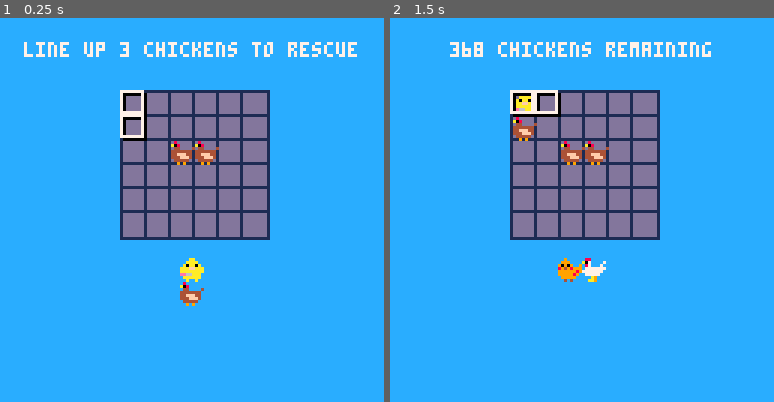
Above: before the commit, frames 1-2 (left to right).
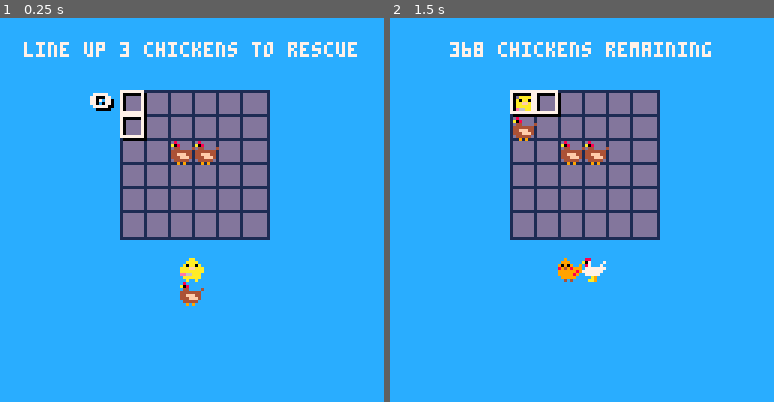
Above: after the commit, the same moments.

Repository: danini-the-panini/pico-8
Game: PICO-8 cartridge 368chickens.p8
The game is run twice, just before and just after one commit, with the same random seed, the same clock (stepped at 60 frames per second) and the same inputs.
Inputs:
- Up to frame 1 (0.25 s): no input
- Up to frame 2 (1.5 s): tap O (Z key) at 0.33, 0.7, 1.43 s; tap X (X key) at 1.07 s

The runs differ from the first frame. In frame 1, 0.2% of the frame differs, in the area x 23-30%, y 19-25%; in frame 2, nothing differs.

Commit message:
smol fixes, capture cover

Diff:
--- a/368chickens.p8
+++ b/368chickens.p8
@@ -95,11 +95,7 @@
   else
     board[ci+1][cj]=p2
   end
-  if clearbirds() then
-    sfx(1)
-  else
-    sfx(0)
-  end
+  clearbirds()
   if addpiece() then
     if hrz and cj==6 then cj=5 end
     if not hrz and ci==6 then ci=5 end
@@ -132,6 +128,7 @@
   end
 
   if #toclear<=0 then
+    sfx(0)
     return false
   end
 
@@ -158,9 +155,13 @@
      end
   end
 
-  if chickens<0 then
+  if chickens<=0 then
+  	 prts={}
     sfx(3)
-  end
+    return true
+  end
+
+  sfx(1)
 
   return true
 end
@@ -213,6 +214,8 @@
   rectfill(0,0,128,128,12)
   if tutorial then
     drawtitle("line up 3 chickens to rescue")
+    print("🅾️", 31, 26, 0)
+    print("🅾️", 30, 25, 7)
   else
     drawtitle(""..chickens.." chickens remaining")
   end
Not shown, changed: 130 lines of the sprite sheet (__gfx__) section of 368chickens.p8
Not shown, changed: the thumbnail (__label__) section of 368chickens.p8
